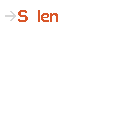
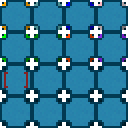
Before/after of a 128x128 layered artwork. What changed in the layer stack:
showed group "basic_values" (9 layers) over [2, 2, 126, 88]
added layer "list" in group "basic_values" over [4, 72, 28, 88]
added layer "short" in group "basic_values" over [98, 34, 126, 62]
hid group "string_types" (2 layers) over [5, 10, 58, 22]
showed "Variable.png" over [0, 0, 128, 128]
